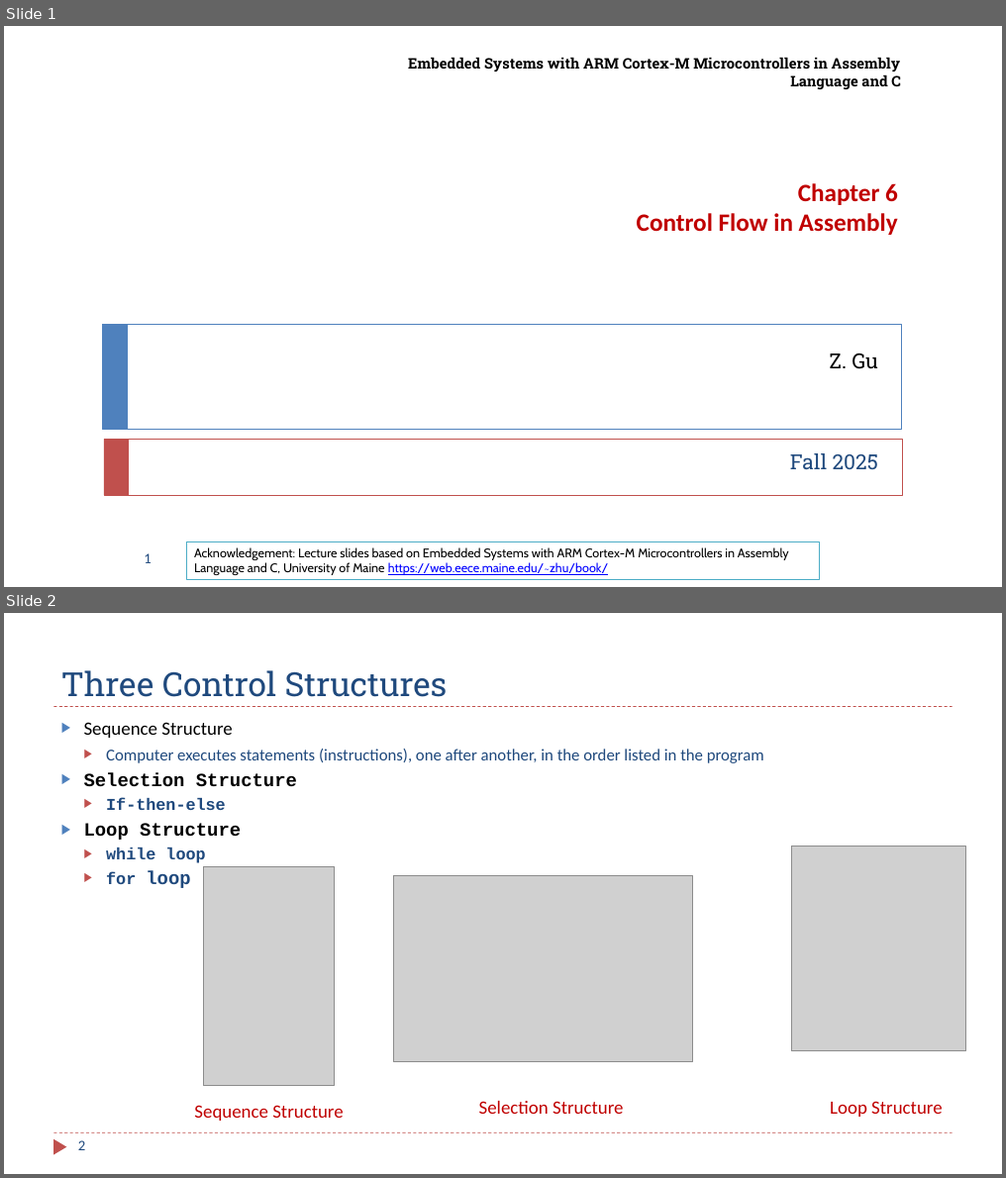
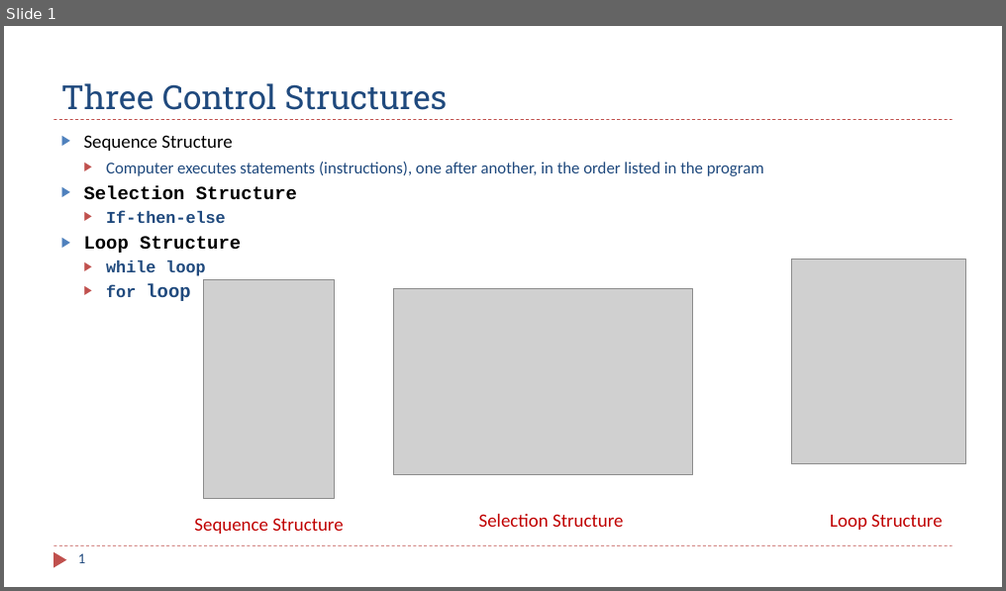
Before and after one commit to guhofstra/CSC111Fa25, a slide deck: PPTs/Ch6_ARM_Control_Flow.pptx. Shown one above the other, each under a label of ours: slides 1 and 2 before the commit, slide 1 after it. The pictures are 1006x1178 and 1006x591 pixels, drawn with LibreOffice and Linux fonts; fonts in the diff are those of the drawing; grey boxes stand for pictures. Boxes give left, top, right and bottom in pixels: in the first picture for what was removed or moved away, otherwise in the second. Text is boxed around its words. In the diff, an @@ line names an element or a change of style, - is before the commit and + after.

```diff
--- a/PPTs/Ch6_ARM_Control_Flow.pptx
+++ b/PPTs/Ch6_ARM_Control_Flow.pptx
@@ slide 1 removed at (x1=4, y1=26, x2=1002, y2=587), background #FFFFFF @@
@@ text removed at (x1=408, y1=57, x2=901, y2=89) @@
-Embedded Systems with ARM Cortex-M Microcontrollers in Assembly Language and C
@@ text removed at (x1=637, y1=183, x2=898, y2=235) @@
-Chapter 6
-Control Flow in Assembly
@@ rectangle removed at (x1=103, y1=325, x2=902, y2=430) @@
@@ rectangle removed at (x1=103, y1=325, x2=128, y2=430) @@
@@ title removed at (x1=830, y1=354, x2=878, y2=370) @@
-Z. Gu
@@ rectangle removed at (x1=104, y1=439, x2=902, y2=495) @@
@@ rectangle removed at (x1=104, y1=439, x2=129, y2=495) @@
@@ subtitle removed at (x1=790, y1=454, x2=878, y2=470) @@
-Fall 2025
@@ page number removed at (x1=144, y1=554, x2=151, y2=564) @@
-1
@@ rectangle removed at (x1=187, y1=543, x2=819, y2=580) @@
-Acknowledgement: Lecture slides based on Embedded Systems with ARM Cortex-M Microcontrollers in Assembly Language and C, University of Maine https://web.eece.maine.edu/~zhu/book/
@@ what was slide 2 is now slide 1 @@
@@ page number at (x1=78, y1=554, x2=85, y2=564): text changed @@
-2
+1
```
Also in this commit, not shown: 1 slide changed, 6 other files.
